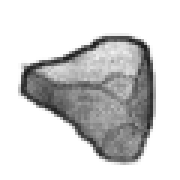
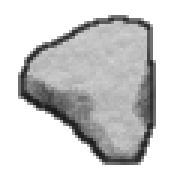
Two versions of the same layered image (180x180). Layer-by-layer changes:
added layer "snow line" above "snow" over [18, 15, 156, 165]
added layer "snow" above "line" over [18, 18, 153, 156]
hid "line" over [18, 33, 156, 162]
